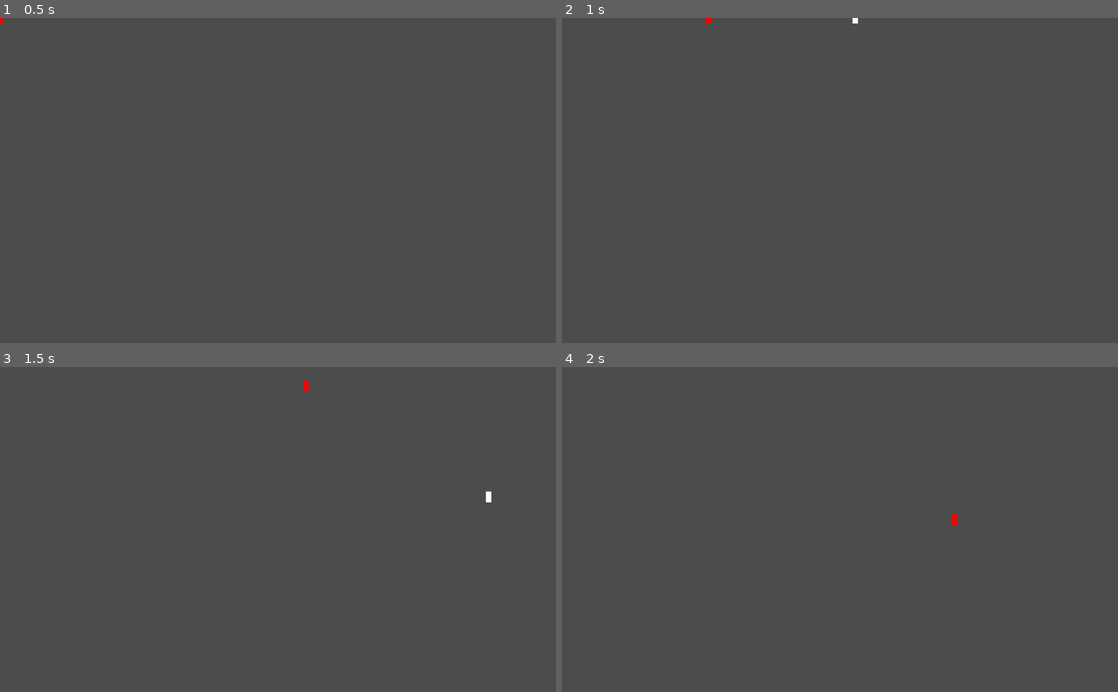
Above: before the commit, frames 1-4 (two rows, left to right).
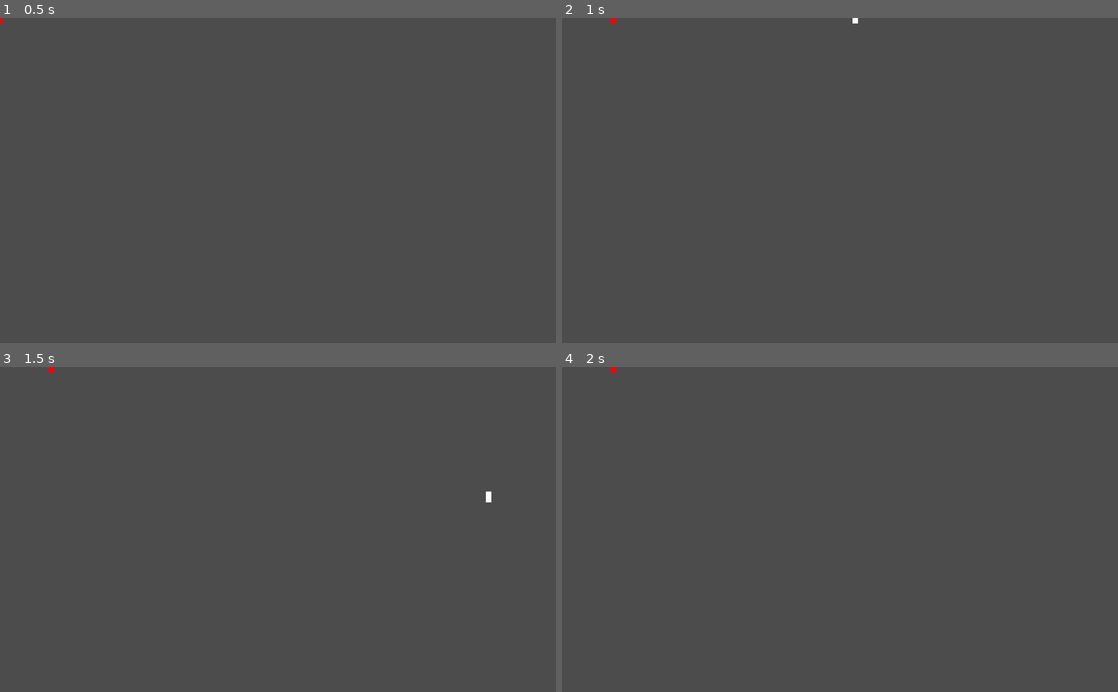
Above: after the commit, the same moments.

Repository: Gladys-Magni/Magni
Game: Godot game, scene res://Game.tscn
Same seed, same stepped clock (60 frames per second), same inputs: the game is played once before the commit and once after it.
Inputs:
- Up to frame 1 (0.5 s): no input
- Up to frame 2 (1 s): tap Enter at 0.5 s; hold D (right) from 0.53 s (still down)
- Up to frame 3 (1.5 s): tap Space at 1.25 s; release D (right) at 1.28 s; hold S (backward) from 1.28 s (still down)
- Up to frame 4 (2 s): keep holding S (backward)

Frame 1 is identical in both runs. In frame 2, less than 0.1% of the frame differs, in the area x 8-27%, y 0-2%; in frame 3, less than 0.1%, in the area x 8-56%, y 0-8%; in frame 4, less than 0.1%.

Commit message:
enemy only moves when in range

Diff:
--- a/project/enemy/Enemy.gd
+++ b/project/enemy/Enemy.gd
@@ -4,19 +4,16 @@
 
 class_name Enemy
 
-# velocity vector
-var velocity_vector = Vector2()
-
 # speed the object moves with
 var speed := 0
+
+# range of sight as rectangle because circles are too hard >:)
+var sight := 300
 
 # player (only one for now)
 onready var player := get_node("/root/Game/Player")
 
-func _init(speed = 10):
-	velocity_vector = Vector2()
-	velocity_vector.x = 1
-	velocity_vector.y = 1
+func _init(speed = 5):
 	self.speed = speed
 
 
@@ -26,16 +23,28 @@
 
 # get player position and move towards him
 func move():
+	var velocity_vector = get_delta_vector()
+	velocity_vector = velocity_vector.normalized() * speed;
+	set_position(get_position() + velocity_vector)
+
+# check if player is in sight
+# pythagoras: root of (x²+y²) = radius
+func in_sight():
+	var delta_vector = get_delta_vector()
+	#return abs(delta_vector.x) <= sight && abs(delta_vector.y) <= sight
+	return sqrt(pow(delta_vector.x, 2) + pow(delta_vector.y, 2)) <= sight
+
+func get_delta_vector():
 	var current_pos = get_position()
 	var player_pos = player.get_position()
-	velocity_vector.x = player_pos.x - current_pos.x
-	velocity_vector.y = player_pos.y - current_pos.y
-	velocity_vector = velocity_vector.normalized() * speed;
-	set_position(get_position() + velocity_vector)
-	#print(player.get_position())
+	var delta_x = player_pos.x - current_pos.x
+	var delta_y = player_pos.y - current_pos.y
+
+	return Vector2(delta_x, delta_y)
 
 func _physics_process(delta):
-	move()
+	if(in_sight()):
+		move()
 
 
 # Called every frame. 'delta' is the elapsed time since the previous frame.
